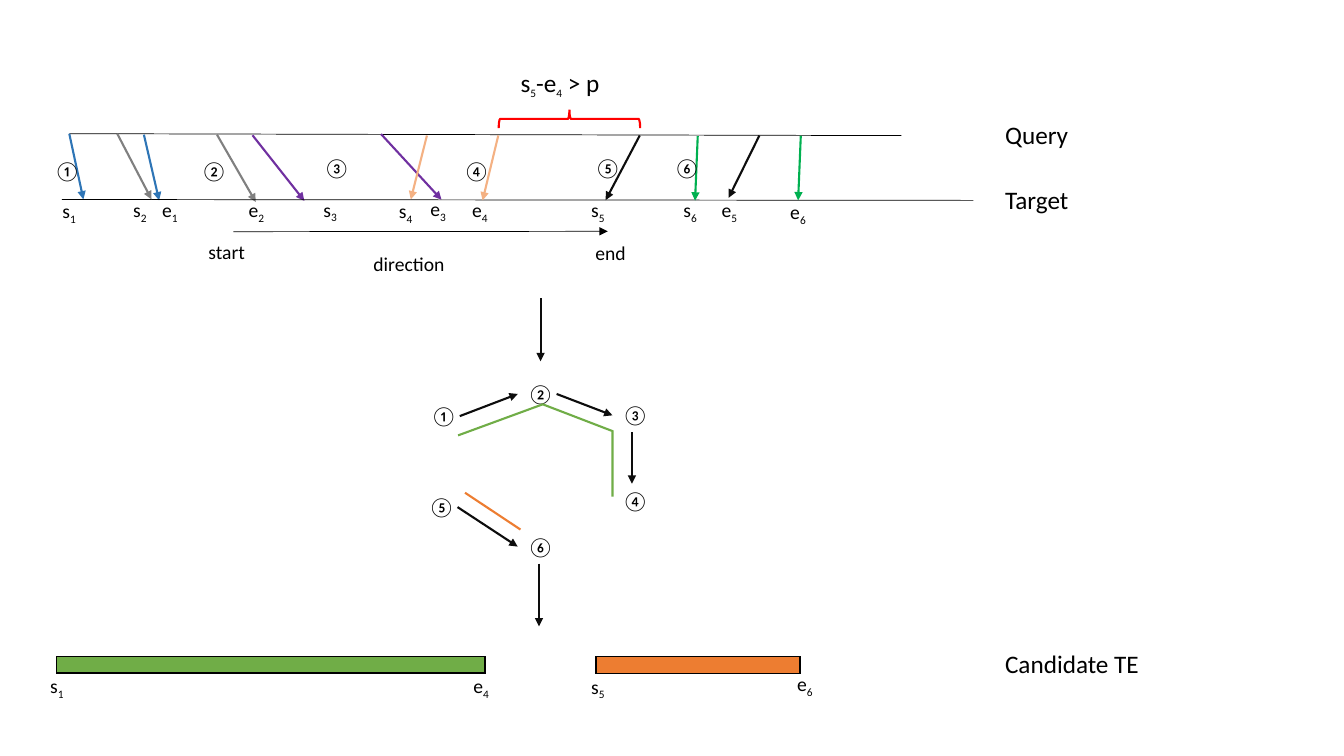
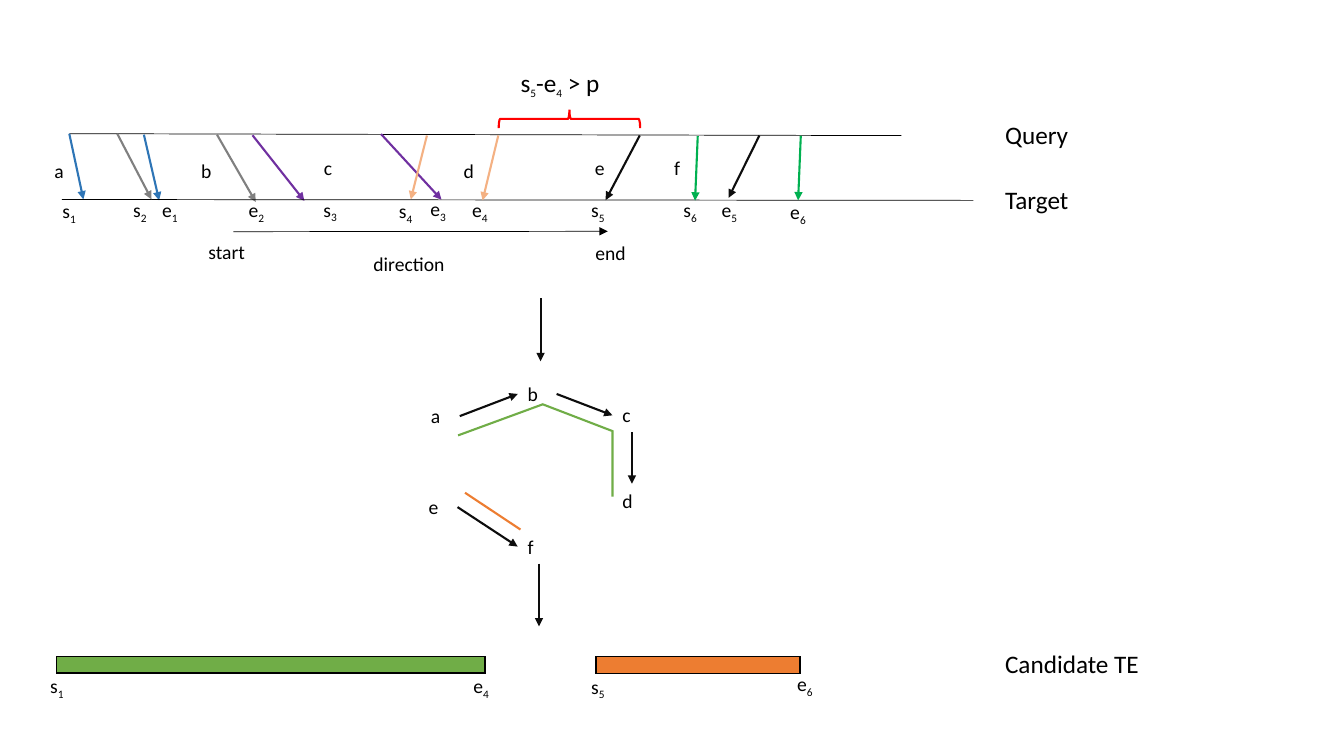
Before and after one commit to CSU-KangHu/HiTE, a slide deck: slide 7 of document/20220720_胡康_进展汇报 [自动保存的].pptx. Drawn at 1344x756 pixels with LibreOffice and Linux fonts; fonts in the diff are those of the drawing. Boxes give left, top, right and bottom in pixels: in the first picture for what was removed or moved away, otherwise in the second. Text is boxed around its words. In the diff, an @@ line names an element or a change of style, - is before the commit and + after.

```diff
--- a/document/20220720_胡康_进展汇报 [自动保存的].pptx
+++ b/document/20220720_胡康_进展汇报 [自动保存的].pptx
@@ text at [54, 168, 63, 178]: text changed @@
-①
+a
@@ text at [201, 164, 211, 178]: text changed @@
-②
+b
@@ text at [324, 165, 332, 175]: text changed @@
-③
+c
@@ text at [464, 164, 474, 178]: text changed @@
-④
+d
@@ text at [595, 165, 605, 175]: text changed @@
-⑤
+e
@@ text at [674, 161, 680, 175]: text changed @@
-⑥
+f
@@ text at [528, 387, 538, 407]: text changed @@
-②
+b
@@ text at [431, 413, 440, 423]: text changed @@
-①
+a
@@ text at [622, 412, 630, 422]: text changed @@
-③
+c
@@ text at [429, 504, 439, 514]: text changed @@
-⑤
+e
@@ text at [622, 494, 632, 508]: text changed @@
-④
+d
@@ text at [528, 540, 534, 554]: text changed @@
-⑥
+f
```
Also in this commit, not shown: 1 other slide changed, 14 other files.
